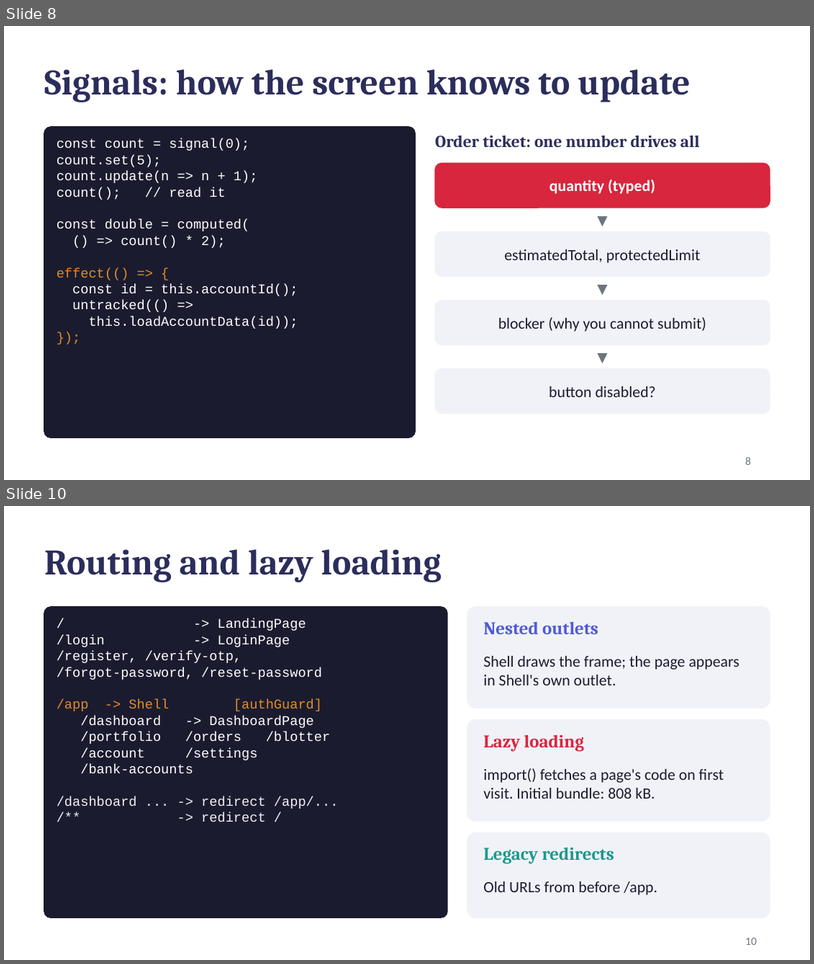
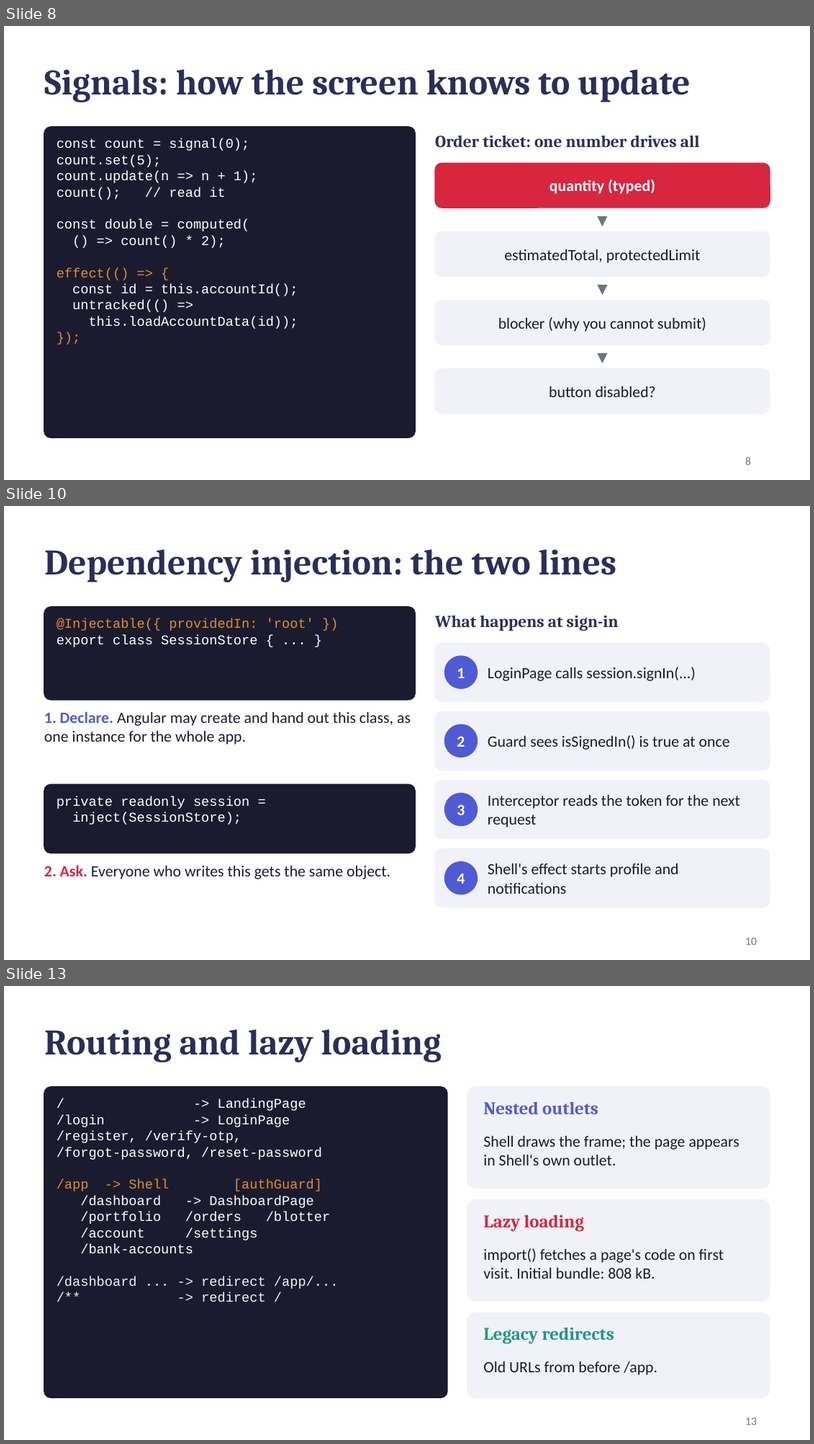
Before and after one commit to Neueda-Learning/Chennai-capstone-SE3-Team1, a slide deck: docs/angular-review-prep/Angular_From_Zero.pptx. Shown one above the other, each under a label of ours: slides 8 and 10 before the commit, slides 8, 10 and 13 after it; the slides between them are not shown. The pictures are 814x964 and 814x1444 pixels, drawn with LibreOffice and Linux fonts; fonts in the diff are those of the drawing. Boxes give left, top, right and bottom in pixels: in the first picture for what was removed or moved away, otherwise in the second. Text is boxed around its words. In the diff, an @@ line names an element or a change of style, - is before the commit and + after.

```diff
--- a/docs/angular-review-prep/Angular_From_Zero.pptx
+++ b/docs/angular-review-prep/Angular_From_Zero.pptx
@@ slide 10 added at (4, 506, 810, 960), background #FFFFFF @@
@@ title added at (44, 549, 617, 582), 32 pt, text #2B2D5B, bold @@
+Dependency injection: the two lines
@@ rounded rectangle added at (44, 607, 415, 700), fill #1B1B2F, outline #1B1B2F 1 pt @@
@@ text added at (57, 618, 314, 647), 12 pt, text #E08E2B @@
+@Injectable({ providedIn: 'root' })
+export class SessionStore { ... }
@@ text added at (435, 615, 619, 631), 15 pt, text #2B2D5B, bold @@
+What happens at sign-in
@@ rounded rectangle added at (435, 643, 770, 701), fill #F1F2F8, outline #F1F2F8 1 pt @@
@@ ellipse added at (445, 656, 477, 688), fill #4F5BD5, outline #4F5BD5 1 pt @@
@@ text added at (457, 668, 465, 678), 14 pt, text #FFFFFF, bold @@
+1
@@ text added at (488, 667, 696, 681), 14 pt, text #1B1B2F @@
+LoginPage calls session.signIn(...)
@@ text added at (44, 711, 411, 744), 14 pt, text #1B1B2F @@
+1. Declare. Angular may create and hand out this class, as one instance for the whole app.
@@ rounded rectangle added at (435, 712, 770, 770), fill #F1F2F8, outline #F1F2F8 1 pt @@
@@ ellipse added at (445, 725, 477, 757), fill #4F5BD5, outline #4F5BD5 1 pt @@
@@ text added at (457, 736, 465, 746), 14 pt, text #FFFFFF, bold @@
+2
@@ text added at (488, 735, 730, 749), 14 pt, text #1B1B2F @@
+Guard sees isSignedIn() is true at once
@@ rounded rectangle added at (44, 784, 415, 853), fill #1B1B2F, outline #1B1B2F 1 pt @@
@@ rounded rectangle added at (435, 780, 770, 838), fill #F1F2F8, outline #F1F2F8 1 pt @@
@@ text added at (57, 796, 250, 824), 12 pt, text #FFFFFF @@
+private readonly session =
+inject(SessionStore);
@@ ellipse added at (445, 793, 477, 826), fill #4F5BD5, outline #4F5BD5 1 pt @@
@@ text added at (457, 804, 465, 815), 14 pt, text #FFFFFF, bold @@
+3
@@ text added at (488, 795, 741, 827), 14 pt, text #1B1B2F @@
+Interceptor reads the token for the next request
@@ rounded rectangle added at (435, 849, 770, 907), fill #F1F2F8, outline #F1F2F8 1 pt @@
@@ text added at (44, 865, 391, 879), 14 pt, text #1B1B2F @@
+2. Ask. Everyone who writes this gets the same object.
@@ ellipse added at (445, 862, 477, 894), fill #4F5BD5, outline #4F5BD5 1 pt @@
@@ text added at (488, 863, 679, 893), 14 pt, text #1B1B2F @@
+Shell's effect starts profile and notifications
@@ text added at (457, 873, 465, 883), 14 pt, text #FFFFFF, bold @@
+4
@@ page number added at (746, 937, 757, 944), 10 pt, text #6C757D @@
+10
@@ what was slide 10 is now slide 13 @@
@@ page number at (746, 1417, 757, 1424): text changed @@
-10
+13
```
Also in this commit, not shown: 3 other slides added, 1 slide removed, 1 other file.
